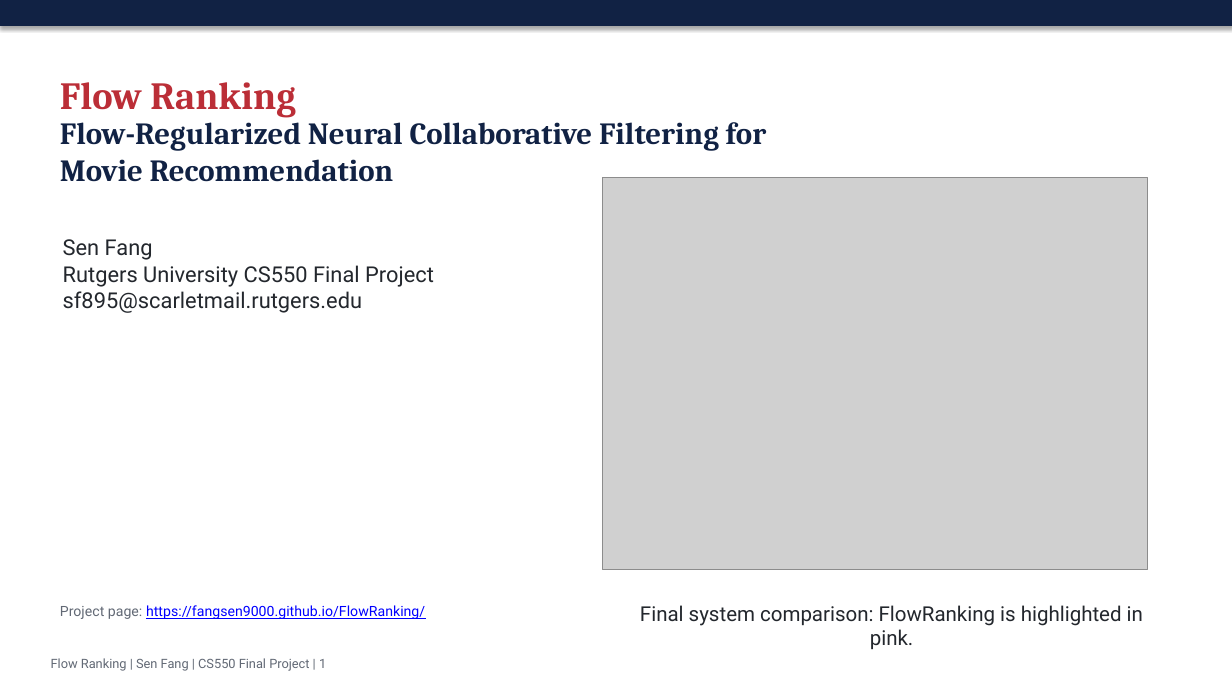
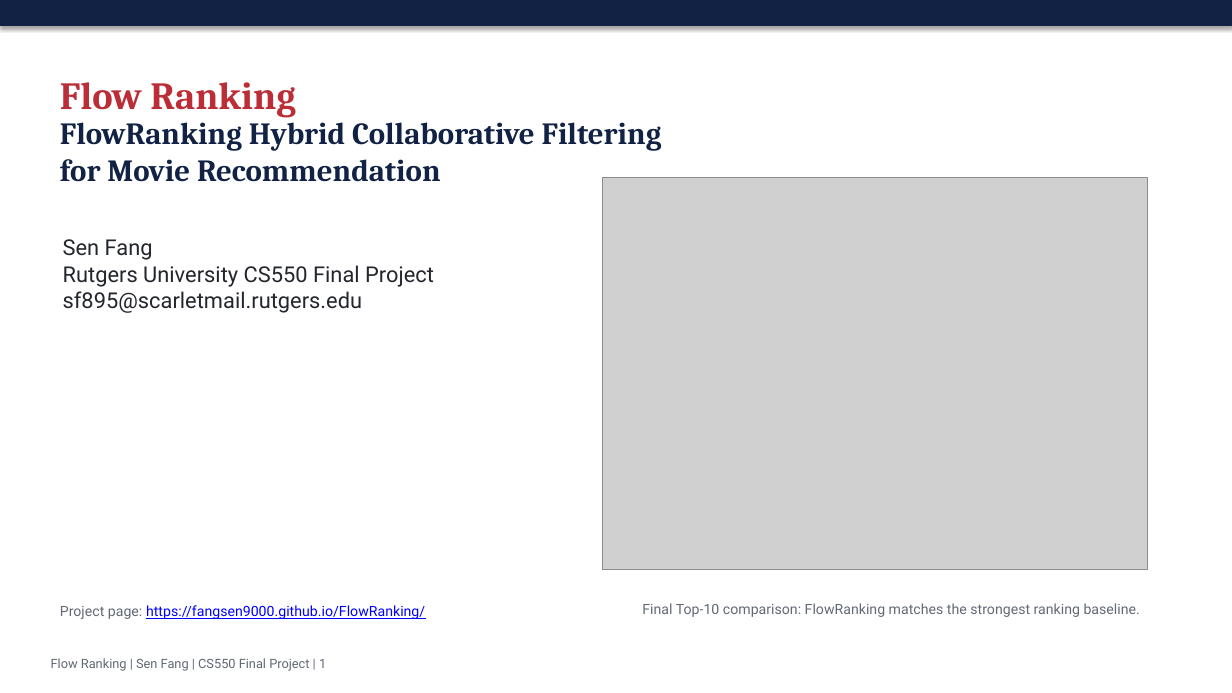
Before and after one commit to FangSen9000/FlowRanking, a slide deck: slide 1 of assets/flow_ranking_slides.pptx. Drawn at 1232x693 pixels with LibreOffice and Linux fonts; fonts in the diff are those of the drawing; grey boxes stand for pictures. Boxes give left, top, right and bottom in pixels: in the first picture for what was removed or moved away, otherwise in the second. Text is boxed around its words. In the diff, an @@ line names an element or a change of style, - is before the commit and + after.

```diff
--- a/assets/flow_ranking_slides.pptx
+++ b/assets/flow_ranking_slides.pptx
@@ text at (x1=60, y1=116, x2=662, y2=182): text changed @@
-Flow-Regularized Neural Collaborative Filtering for Movie Recommendation
+FlowRanking Hybrid Collaborative Filtering
+for Movie Recommendation
@@ text at (x1=642, y1=603, x2=1140, y2=617): text changed; size 16 to 11 pt; text colour #23272D to #626975 @@
-Final system comparison: FlowRanking is highlighted in pink.
+Final Top-10 comparison: FlowRanking matches the strongest ranking baseline.
```
Also in this commit, not shown: 6 other slides changed, 2 other files.
